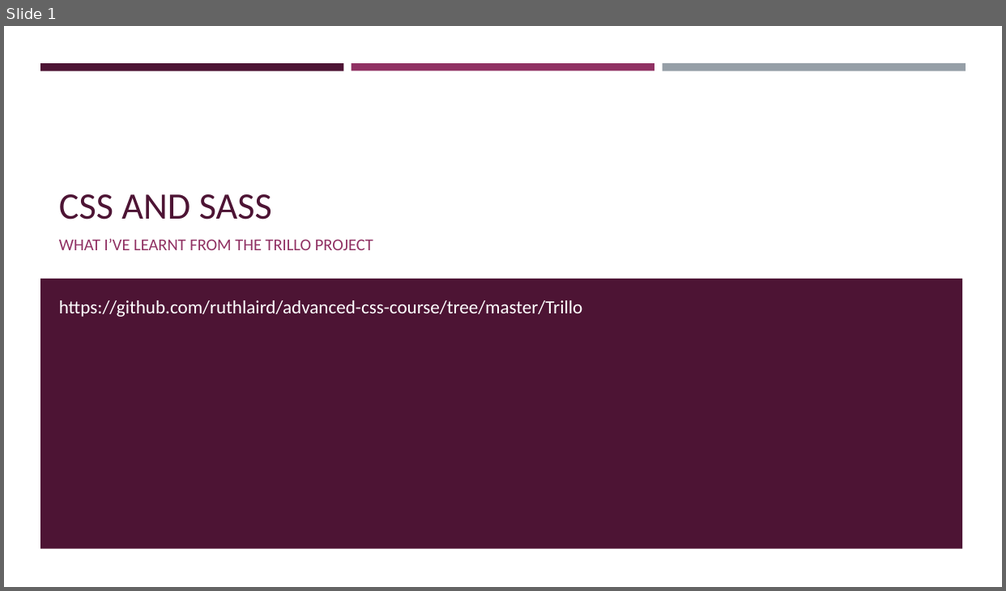
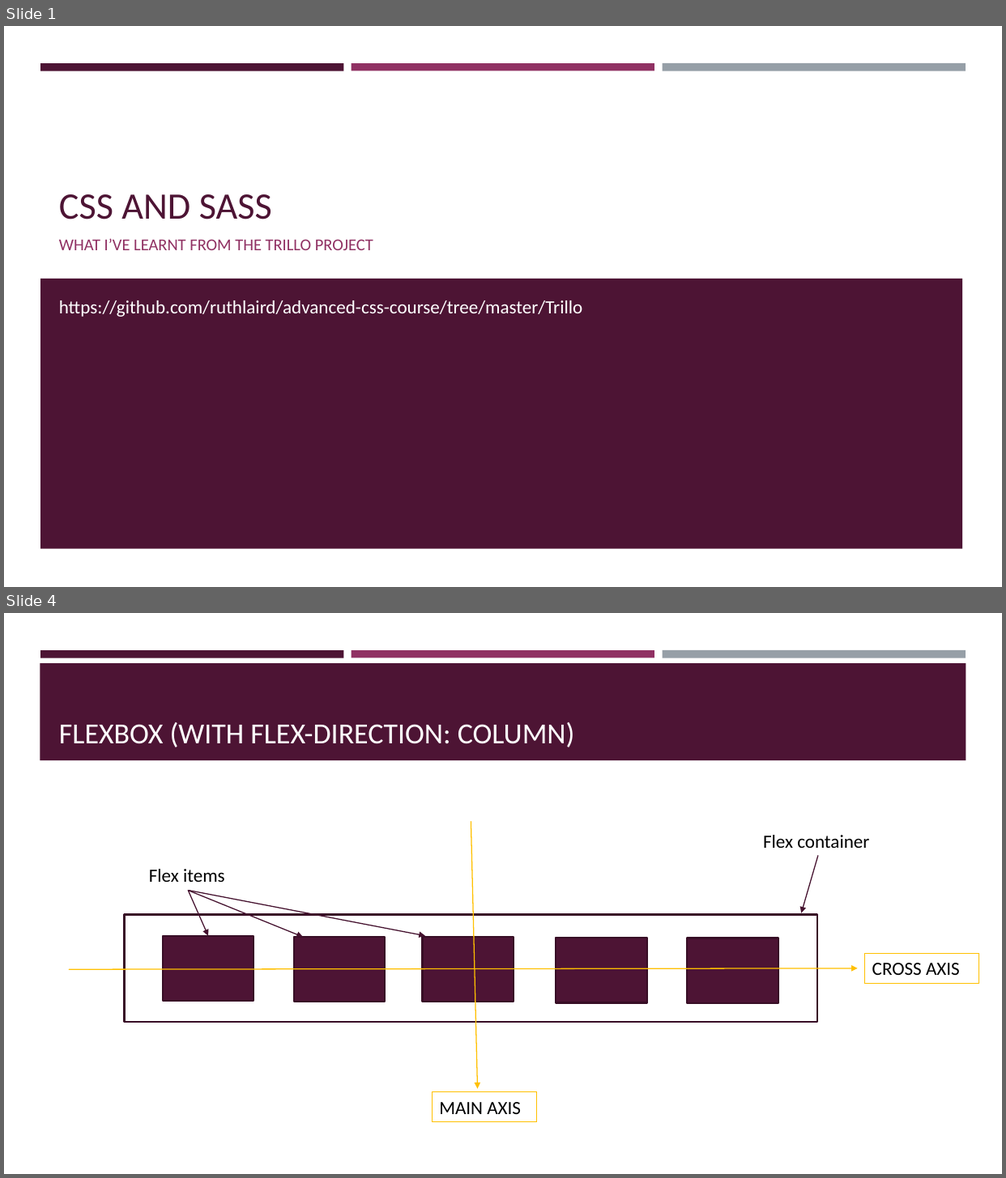
Before and after one commit to ruthlaird/advanced-css-course, a slide deck: Trillo/presentation/Trillo project - what I learnt.pptx. Shown one above the other, each under a label of ours: slide 1 before the commit, slides 1 and 4 after it; the slides between them are not shown. The pictures are 1006x591 and 1006x1178 pixels, drawn with LibreOffice and Linux fonts; fonts in the diff are those of the drawing. Boxes give left, top, right and bottom in pixels: in the first picture for what was removed or moved away, otherwise in the second. Text is boxed around its words. In the diff, an @@ line names an element or a change of style, - is before the commit and + after.

```diff
--- a/Trillo/presentation/Trillo project - what I learnt.pptx
+++ b/Trillo/presentation/Trillo project - what I learnt.pptx
@@ slide 4 added at <box>4,613,1002,1174</box>, background #FFFFFF; not listed: 3 template elements that a slide beside it also shows @@
@@ rectangle added at <box>40,663,966,760</box>, fill #4D1434 @@
@@ title added at <box>59,722,575,747</box>, 28 pt, text #FFFFFF @@
+FLEXBOX (WITH FLEX-DIRECTION: COLUMN)
@@ arrow added from (471, 822) to (478, 1089), #FFC000 1 pt @@
@@ text added at <box>763,835,869,848</box>, 18 pt, text #000000 @@
+Flex container
@@ arrow added from (819, 855) to (801, 914), #45122F 1 pt @@
@@ text added at <box>149,869,225,882</box>, 18 pt, text #000000 @@
+Flex items
@@ arrow added from (188, 891) to (208, 936), #45122F 1 pt @@
@@ arrow added from (188, 891) to (303, 937), #45122F 1 pt @@
@@ arrow added from (189, 891) to (425, 936), #45122F 1 pt @@
@@ rectangle added at <box>125,914,818,1022</box>, fill #FFFFFF, outline #390F26 1.75 pt @@
@@ rectangle added at <box>163,936,254,1002</box>, fill #4D1434, outline #390F26 1.75 pt @@
@@ rectangle added at <box>294,937,385,1003</box>, fill #4D1434, outline #390F26 1.75 pt @@
@@ rectangle added at <box>423,937,513,1003</box>, fill #4D1434, outline #390F26 1.75 pt @@
@@ rectangle added at <box>556,938,647,1003</box>, fill #4D1434, outline #390F26 1.75 pt @@
@@ rectangle added at <box>688,938,779,1003</box>, fill #4D1434, outline #390F26 1.75 pt @@
@@ arrow added from (69, 969) to (858, 969), #FFC000 1 pt @@
@@ rectangle added at <box>865,954,979,983</box>, outline #FFC000 0.75 pt, 18 pt, text #000000 @@
+CROSS AXIS
@@ rectangle added at <box>432,1093,537,1122</box>, outline #FFC000 0.75 pt, 18 pt, text #000000 @@
+MAIN AXIS
```
Also in this commit, not shown: 16 other slides added, 8 other files.
